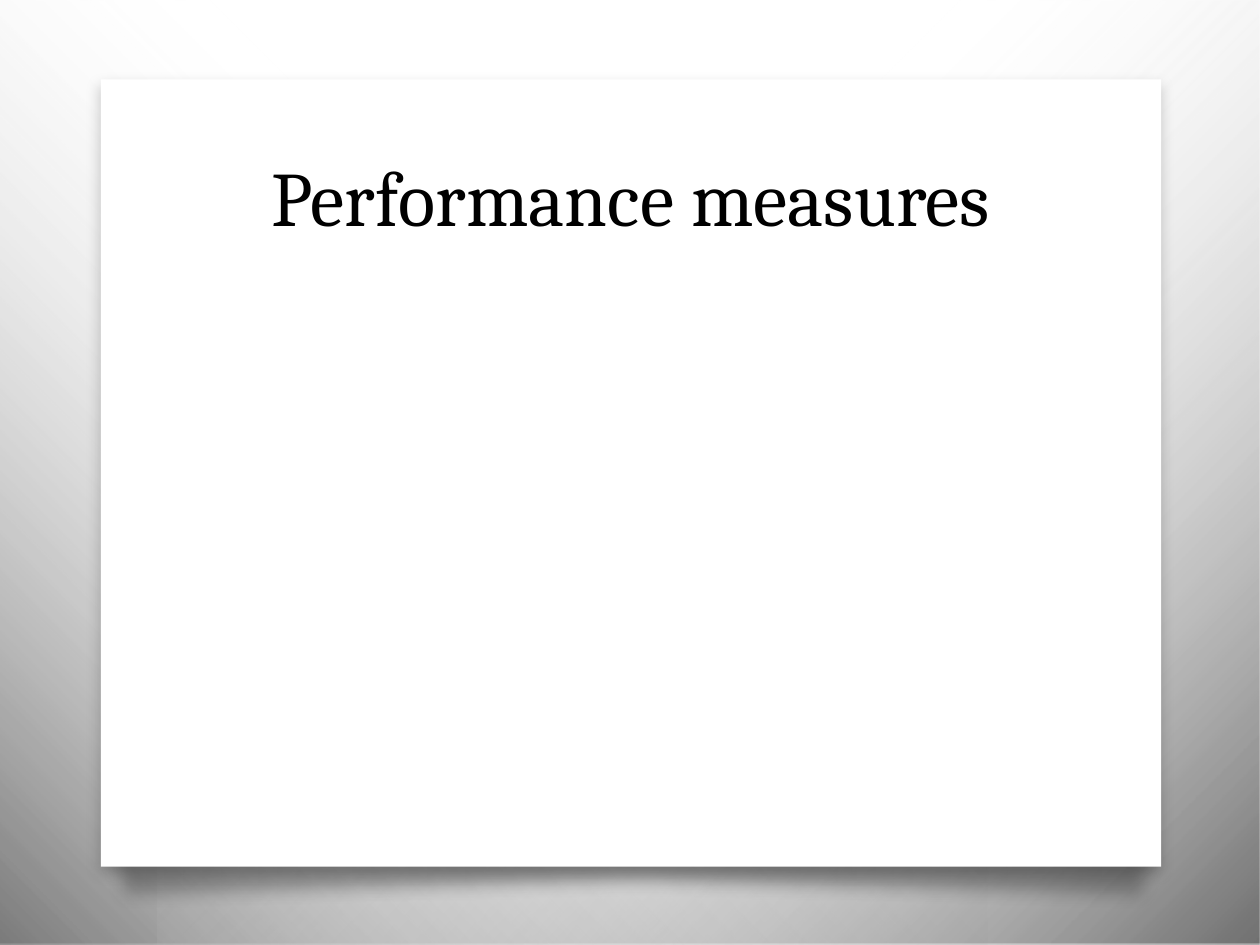
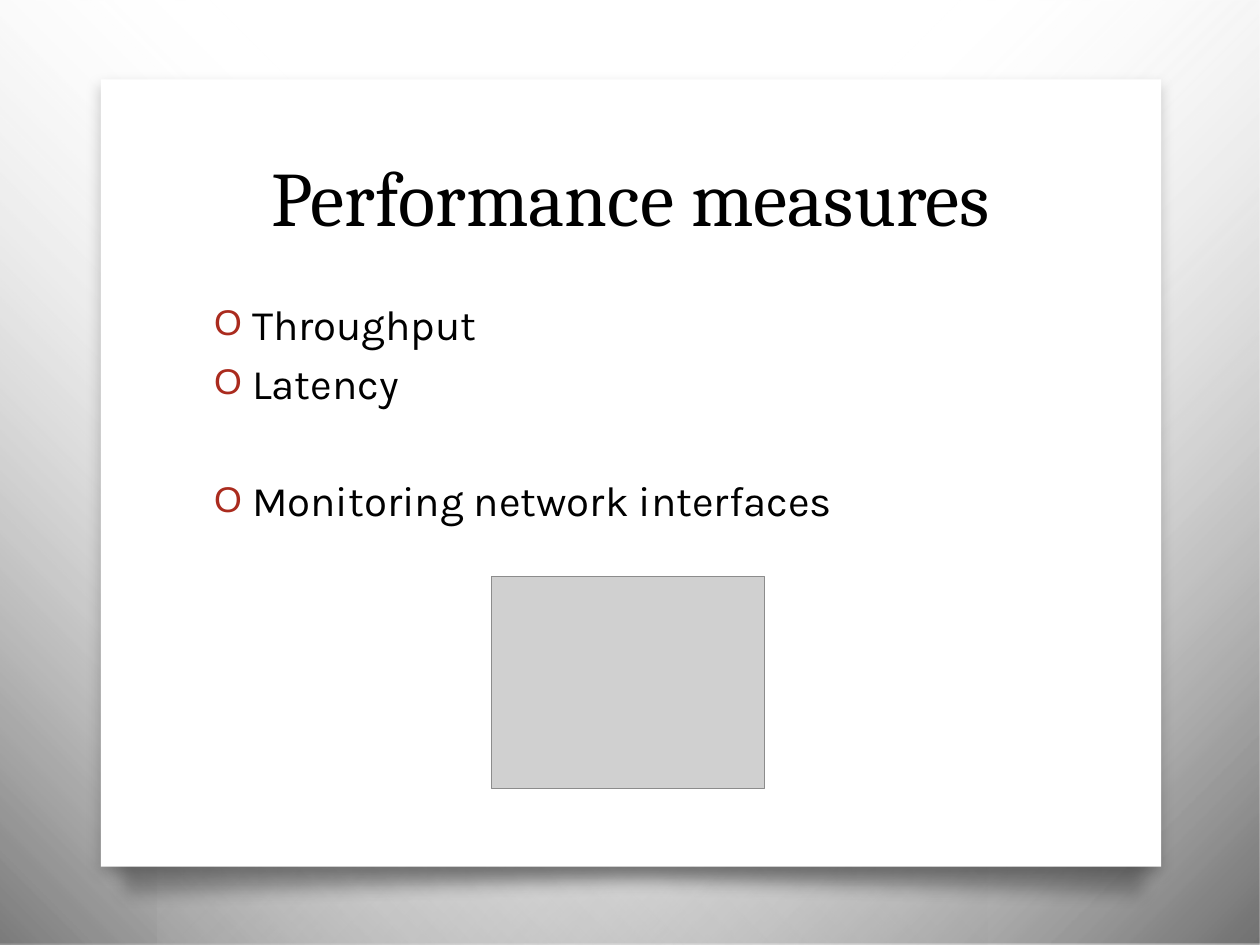
Before and after one commit to ohare/Private-Sync, a slide deck: slide 10 of Presentation/presentation.pptx (slide 11 before the commit). Drawn at 1260x945 pixels with LibreOffice and Linux fonts; fonts in the diff are those of the drawing; grey boxes stand for pictures; background and template pictures are left out. Boxes give left, top, right and bottom in pixels: in the first picture for what was removed or moved away, otherwise in the second. Text is boxed around its words. In the diff, an @@ line names an element or a change of style, - is before the commit and + after.

```diff
--- a/Presentation/presentation.pptx
+++ b/Presentation/presentation.pptx
@@ text added at [252, 311, 832, 527], 24 pt, text #000000 @@
+O Throughput
+O Latency
+O Monitoring network interfaces
@@ picture added at [491, 576, 765, 789] @@
```
Also in this commit, not shown: 4 other slides changed, 7 slides added, 3 slides removed, 3 other files.
